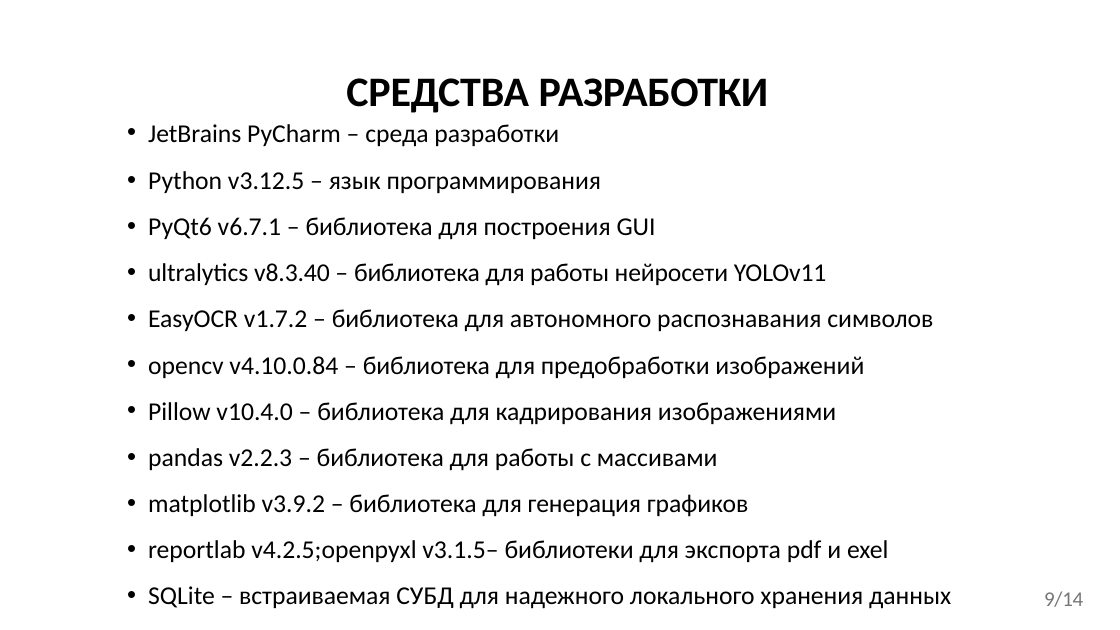
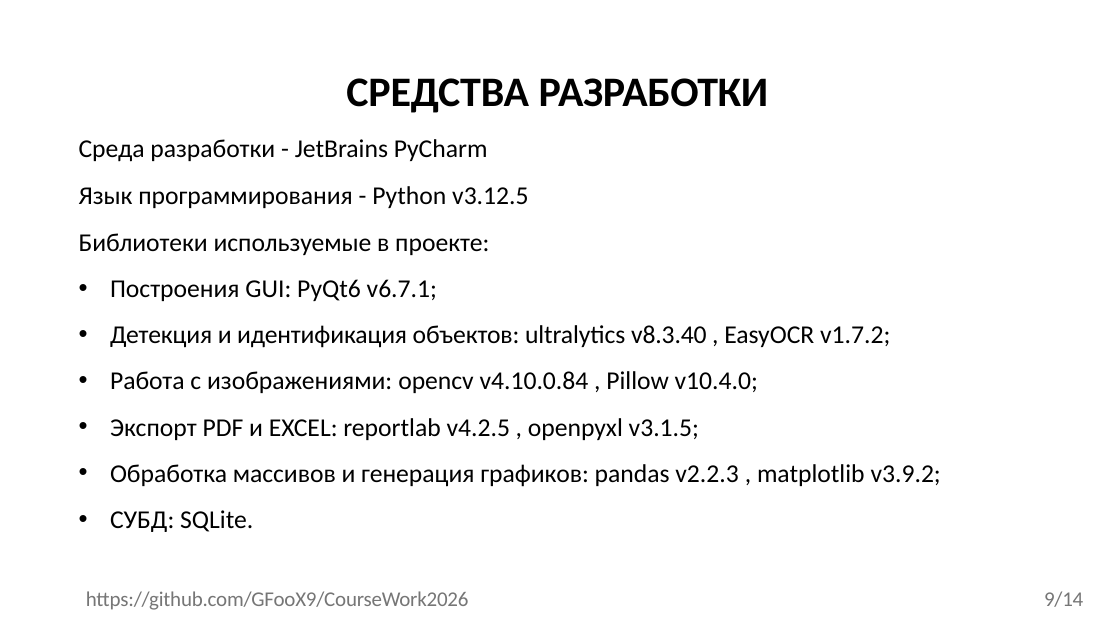
Before and after one commit to GFooX9/CourseWork2026, a slide deck: slide 9 of Documentation/Official documents/PPTX/Презентация курсовой работы.pptx. Drawn at 1120x630 pixels with LibreOffice and Linux fonts; fonts in the diff are those of the drawing. Boxes give left, top, right and bottom in pixels: in the first picture for what was removed or moved away, otherwise in the second. Text is boxed around its words. In the diff, an @@ line names an element or a change of style, - is before the commit and + after.

```diff
--- a/Documentation/Official documents/PPTX/Презентация курсовой работы.pptx
+++ b/Documentation/Official documents/PPTX/Презентация курсовой работы.pptx
@@ text at (79, 139, 941, 532): text changed @@
-• JetBrains PyCharm – среда разработки
-• Python v3.12.5 – язык программирования
-• PyQt6 v6.7.1 – библиотека для построения GUI
-• ultralytics v8.3.40 – библиотека для работы нейросети YOLOv11
-• EasyOCR v1.7.2 – библиотека для автономного распознавания символов
-• opencv v4.10.0.84 – библиотека для предобработки изображений
-• Pillow v10.4.0 – библиотека для кадрирования изображениями
-• pandas v2.2.3 – библиотека для работы с массивами
-• matplotlib v3.9.2 – библиотека для генерация графиков
-• reportlab v4.2.5;openpyxl v3.1.5– библиотеки для экспорта pdf и exel
-• SQLite – встраиваемая СУБД для надежного локального хранения данных
+Среда разработки - JetBrains PyCharm
+Язык программирования - Python v3.12.5
+Библиотеки используемые в проекте:
+• Построения GUI: PyQt6 v6.7.1;
+• Детекция и идентификация объектов: ultralytics v8.3.40 , EasyOCR v1.7.2;
+• Работа с изображениями: opencv v4.10.0.84 , Pillow v10.4.0;
+• Экспорт PDF и EXCEL: reportlab v4.2.5 , openpyxl v3.1.5;
+• Обработка массивов и генерация графиков: pandas v2.2.3 , matplotlib v3.9.2;
+• СУБД: SQLite.
@@ text added at (86, 591, 469, 610), 18 pt, text #767676 @@
+https://github.com/GFooX9/CourseWork2026
```
Also in this commit, not shown: 9 other slides changed, 2 slides added, 1 slide removed, 7 other files.
